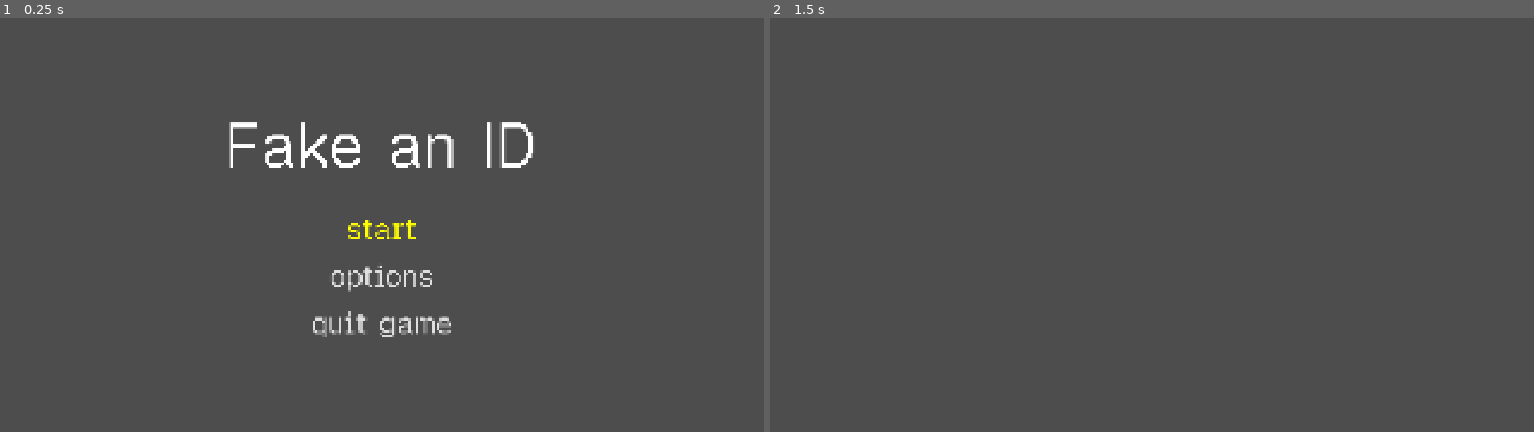
Above: before the commit, frames 1-2 (left to right).
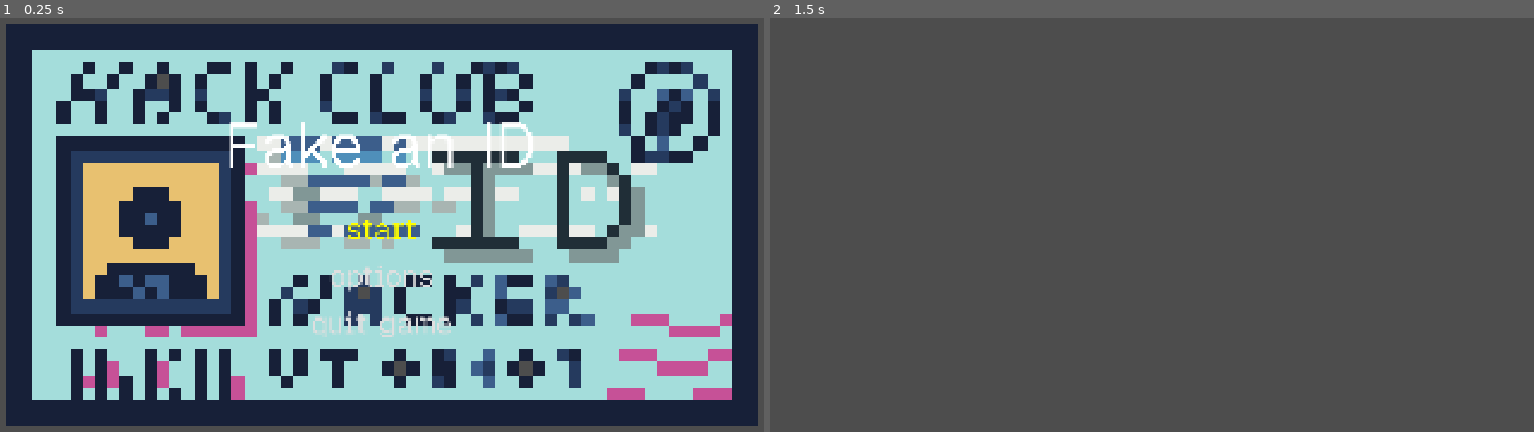
Above: after the commit, the same moments.

Repository: itstntcraft123/fake-an-id
Game: Godot game, scene res://scenes/main_menu.tscn
Two runs of this game, one before a commit and one after it. Both use one fixed random seed, a clock stepped at 60 frames per second and the inputs below.
Inputs (mouse positions are in pixels of both pictures, inside the frame that each line leads up to):
- Up to frame 1 (0.25 s): no input
- Up to frame 2 (1.5 s): click "[color=#ffffff00]> [/color]st…" at 0.5 s; tap Enter at 1.25 s; move the mouse to (1327, 204) at 1.27 s; hold Right from 1.28 s (still down); tap Alt at 1.35 s; click (1327, 204) at 1.42 s

The runs differ from the first frame. In frame 1, 94% of the frame differs, in the area x 0-100%, y 1-99%; in frame 2, nothing differs.

Commit message:
added draft of id for home screen

Diff:
--- a/scenes/main_menu.tscn
+++ b/scenes/main_menu.tscn
@@ -3,6 +3,7 @@
 [ext_resource type="Theme" uid="uid://ckm8ormicu8rl" path="res://theme.tres" id="1_0fbet"]
 [ext_resource type="Script" uid="uid://blqkatqoktqes" path="res://scripts/main_menu.gd" id="2_bqqt6"]
 [ext_resource type="PackedScene" uid="uid://bmdsk1kuk34xi" path="res://scenes/select_menu.tscn" id="2_ekxnf"]
+[ext_resource type="Texture2D" uid="uid://bpxr1xdodvt5y" path="res://sprites/home-sceen-id-draft.png" id="3_wu84c"]
 
 [node name="Control" type="CenterContainer" unique_id=1331009162]
 anchors_preset = 15
@@ -12,6 +13,12 @@
 grow_vertical = 2
 theme = ExtResource("1_0fbet")
 script = ExtResource("2_bqqt6")
+
+[node name="TextureRect" type="TextureRect" parent="." unique_id=486398320]
+texture_filter = 1
+custom_minimum_size = Vector2(1920, 1080)
+layout_mode = 2
+texture = ExtResource("3_wu84c")
 
 [node name="VBoxContainer" type="VBoxContainer" parent="." unique_id=1140747918]
 layout_mode = 2
Binary file added: sprites/home-sceen-id-draft.png
Not shown, added: sprites/home-sceen-id-draft.png.import
